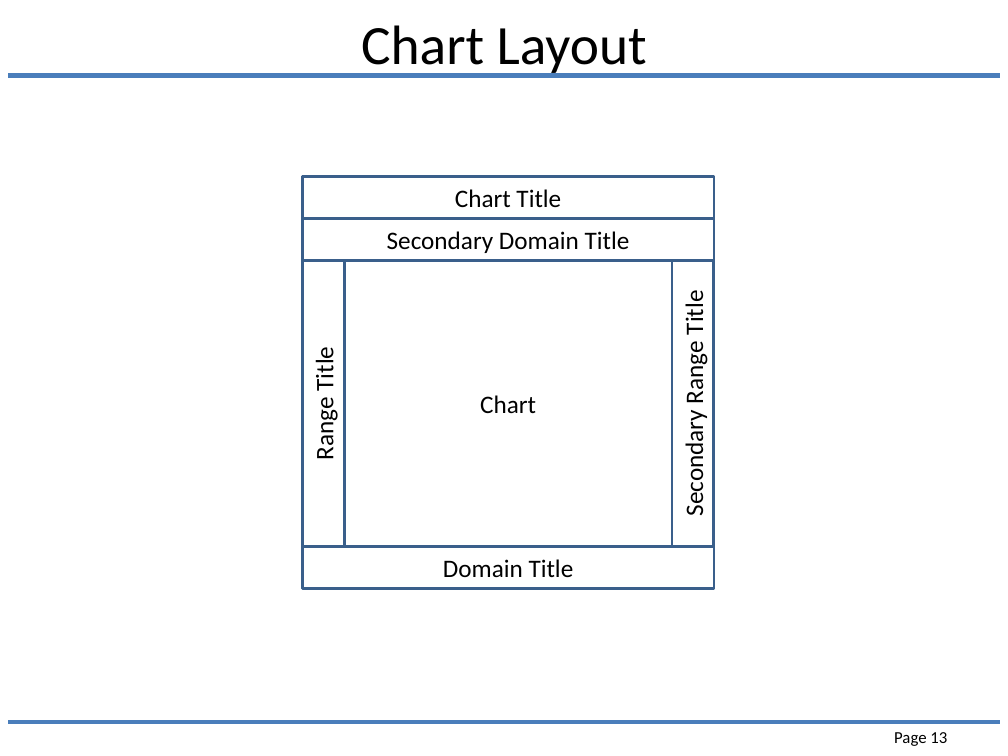
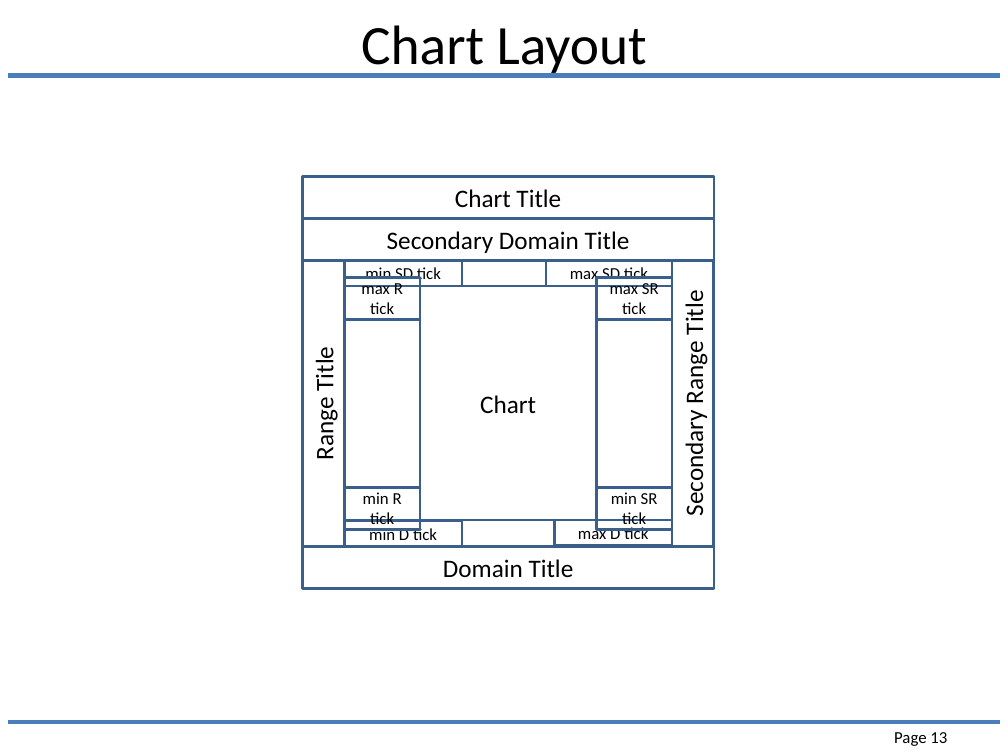
Before and after one commit to joesgordon/gordoza-code, a slide deck: slide 13 of java/JChartLib/docs/ui_framing.pptx. Drawn at 1008x756 pixels with LibreOffice and Linux fonts; fonts in the diff are those of the drawing. Boxes give left, top, right and bottom in pixels: in the first picture for what was removed or moved away, otherwise in the second. Text is boxed around its words. In the diff, an @@ line names an element or a change of style, - is before the commit and + after.

Commit message:
Fixed determination of tick label sizes.

```diff
--- a/java/JChartLib/docs/ui_framing.pptx
+++ b/java/JChartLib/docs/ui_framing.pptx
@@ rectangle added at <box>345,260,463,285</box>, fill #FFFFFF, outline #3A5F8C 2 pt, 12 pt, text #000000 @@
+min SD tick
@@ rectangle added at <box>546,260,672,285</box>, fill #FFFFFF, outline #3A5F8C 2 pt, 12 pt, text #000000 @@
+max SD tick
@@ rectangle added at <box>345,277,420,320</box>, outline #3A5F8C 2 pt, 12 pt, text #000000 @@
+max R tick
@@ rectangle added at <box>420,286,597,520</box>, outline #3A5F8C 2 pt @@
@@ rectangle added at <box>597,277,672,320</box>, outline #3A5F8C 2 pt, 12 pt, text #000000 @@
+max SR tick
@@ rectangle added at <box>345,487,420,529</box>, outline #3A5F8C 2 pt, 12 pt, text #000000 @@
+min R tick
@@ rectangle added at <box>597,487,672,529</box>, outline #3A5F8C 2 pt, 12 pt, text #000000 @@
+min SR tick
@@ rectangle added at <box>345,521,463,546</box>, fill #FFFFFF, outline #3A5F8C 2 pt, 12 pt, text #000000 @@
+min D tick
@@ rectangle added at <box>554,520,672,545</box>, fill #FFFFFF, outline #3A5F8C 2 pt, 12 pt, text #000000 @@
+max D tick
```
Also in this commit, not shown: 2 other files.
